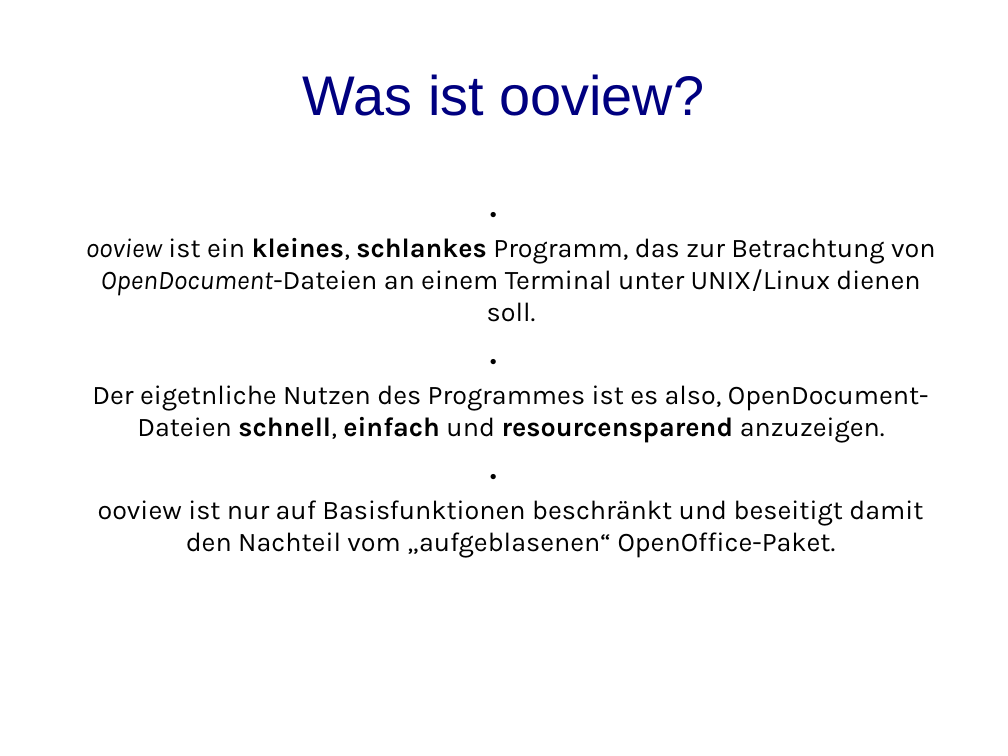
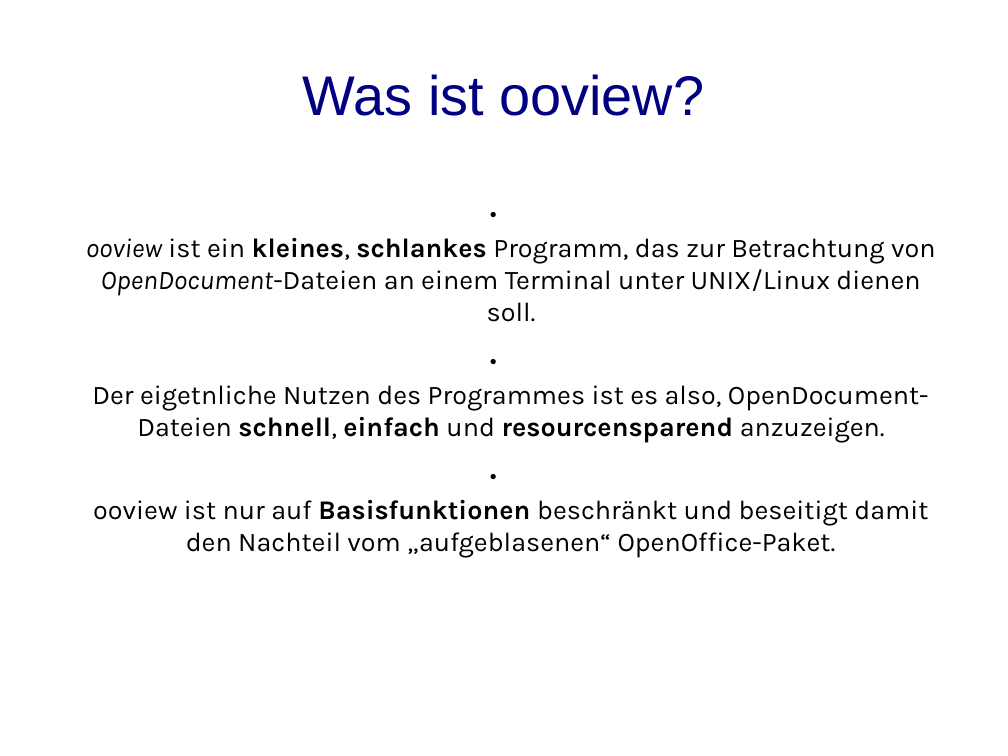
Before and after one commit to BackupTheBerlios/ooview-svn, a slide deck: slide 2 of trunk/docs/presentation.odp. Drawn at 1008x756 pixels with LibreOffice and Linux fonts; fonts in the diff are those of the drawing. Boxes give left, top, right and bottom in pixels: in the first picture for what was removed or moved away, otherwise in the second. Text is boxed around its words. In the diff, an @@ line names an element or a change of style, - is before the commit and + after.

```diff
--- a/trunk/docs/presentation.odp
+++ b/trunk/docs/presentation.odp
@@ text at bbox=[93, 500, 928, 558]: bold on in "Basisfunktionen" @@
```
Also in this commit, not shown: 1 slide added, 1 slide removed.
